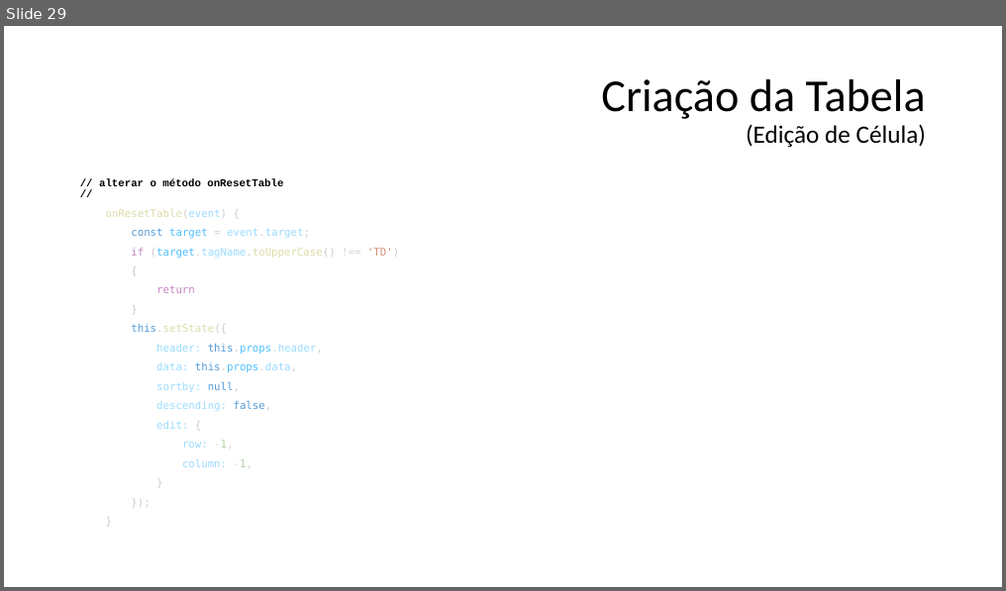
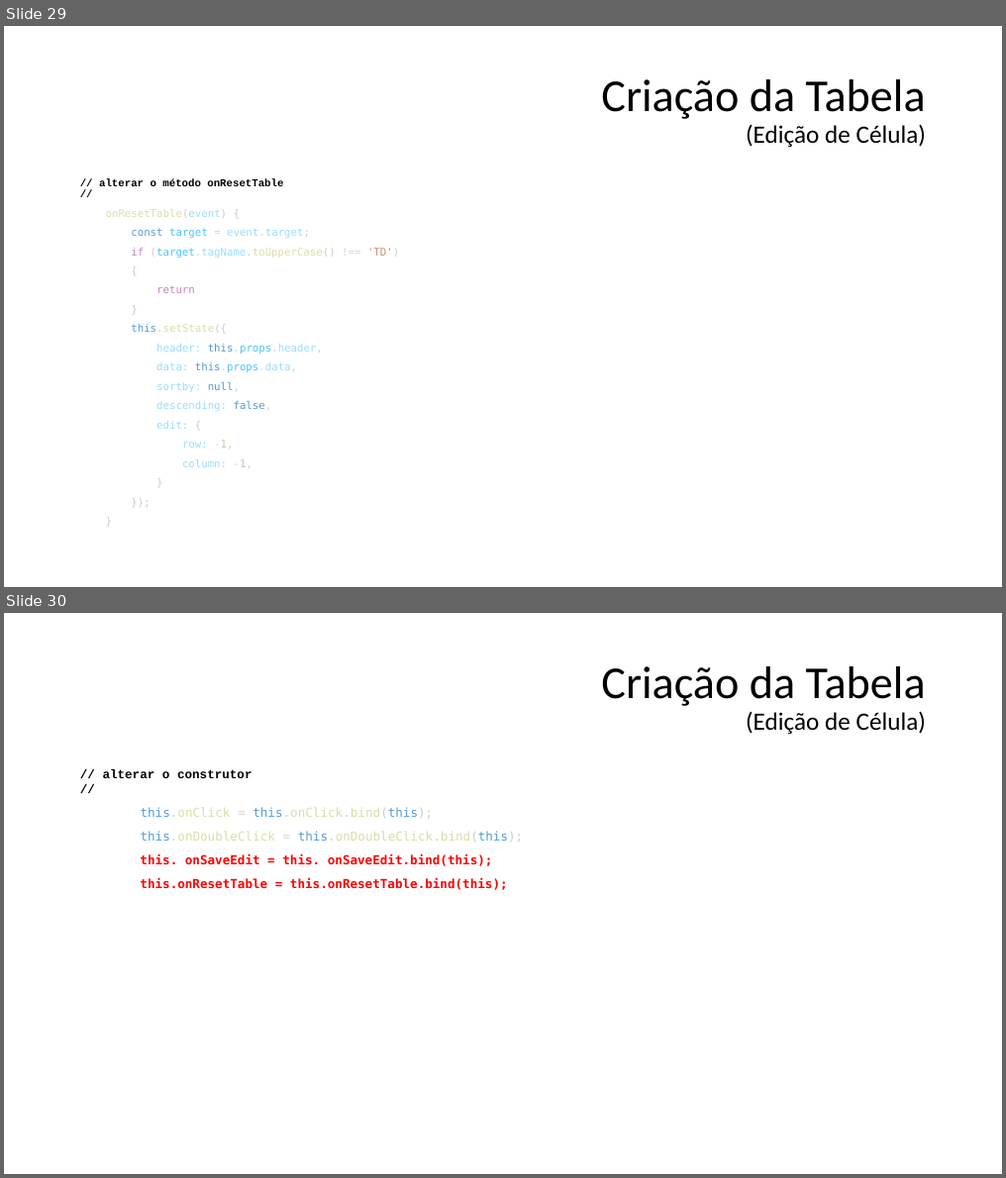
Before and after one commit to tadeumaffeis/ProgramacaoMultiplataforma, a slide deck: Aulas/04 - Criação de Tabela com Controles/04 - Tabela com Controles.pptx. Shown one above the other, each under a label of ours: slide 29 before the commit, slides 29 and 30 after it. The pictures are 1006x591 and 1006x1178 pixels, drawn with LibreOffice and Linux fonts; fonts in the diff are those of the drawing. Boxes give left, top, right and bottom in pixels: in the first picture for what was removed or moved away, otherwise in the second. Text is boxed around its words. In the diff, an @@ line names an element or a change of style, - is before the commit and + after.

```diff
--- a/Aulas/04 - Criação de Tabela com Controles/04 - Tabela com Controles.pptx
+++ b/Aulas/04 - Criação de Tabela com Controles/04 - Tabela com Controles.pptx
@@ slide 30 added at bbox=[4, 613, 1002, 1174], background #FFFFFF @@
@@ title added at bbox=[601, 666, 926, 735], 24 pt, text #000000 @@
+Criação da Tabela
+(Edição de Célula)
@@ text added at bbox=[103, 769, 523, 890], 12 pt, text #FF0000, bold @@
+// alterar o construtor
+//
+this.onClick = this.onClick.bind(this);
+this.onDoubleClick = this.onDoubleClick.bind(this);
+this. onSaveEdit = this. onSaveEdit.bind(this);
+this.onResetTable = this.onResetTable.bind(this);
```
Also in this commit, not shown: 2 slides changed.
